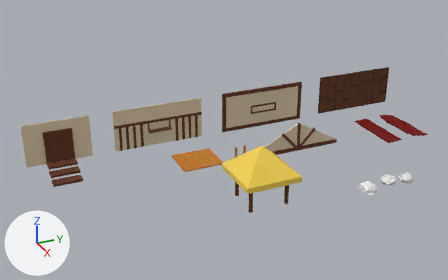
Before and after pictures for a commit that changed the Blender file Blender/BeachTown/BeachTown.blend.
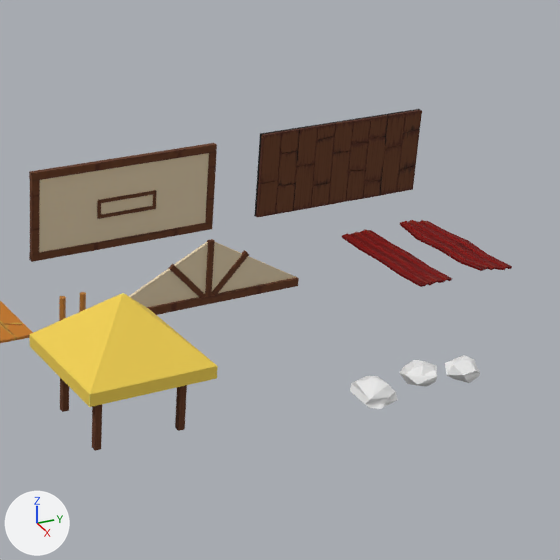
Each version is shown whole from a 50 mm lens placed at (438.0, -61.0, 210.0), pointed at (53.0, 113.0, 18.0), then close up on the part from 47% to 100% of the width and 7% to 93% of the height. Lighting does not change. The marker at lower left points along +X, +Y and +Z. The older version's two pictures come first.
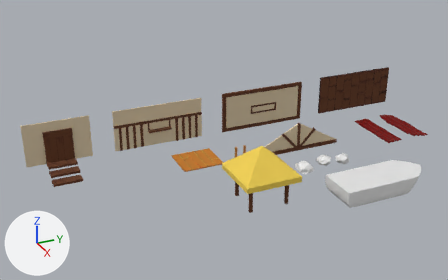
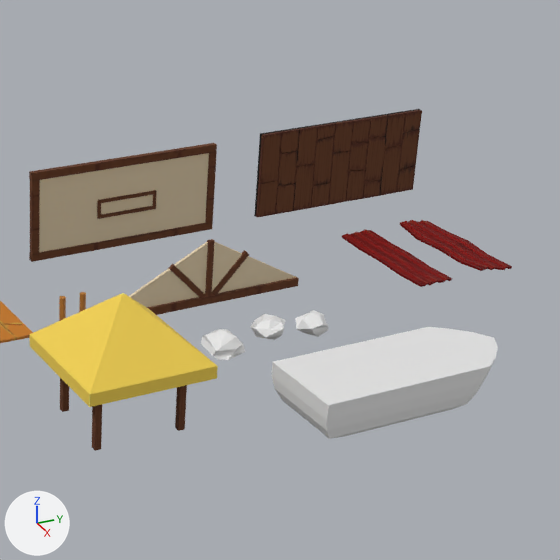
Changed parts and their boxes (x1, y1, x2, y2) in the close-ups (560 x 560 px):
'Cube.033', added
    after: (271, 327, 498, 439)
'Cube.030', moved
    before: (350, 376, 398, 409)
    after: (201, 329, 245, 360)
'Cube.031', moved
    before: (400, 360, 437, 387)
    after: (250, 314, 285, 340)
'Cube.032', moved
    before: (445, 355, 480, 383)
    after: (295, 310, 328, 337)

The edits, one by one:
Mesh me_cube_044 is new.
It has 70 vertices, 68 faces and spans x -1.0..1.0, y -0.99..1.63, z -2.33..1.0.
Object 'Cube.030' (ob_cube_030) moves from (120.8, 196.2, -6.0) to (82.6, 165.0, -0.8).
Object 'Cube.031' (ob_cube_031) moves from (120.8, 214.8, -6.0) to (82.6, 183.6, -0.8).
Object 'Cube.032' (ob_cube_032) moves from (120.8, 231.6, -6.0) to (82.6, 200.4, -0.8).
Object 'Cube.033' (ob_cube_033) is new; it shows me_cube_044.
Its location is (120.8, 196.2, -2.3).
Its scale is (14.8, 27.9, 4.2).
